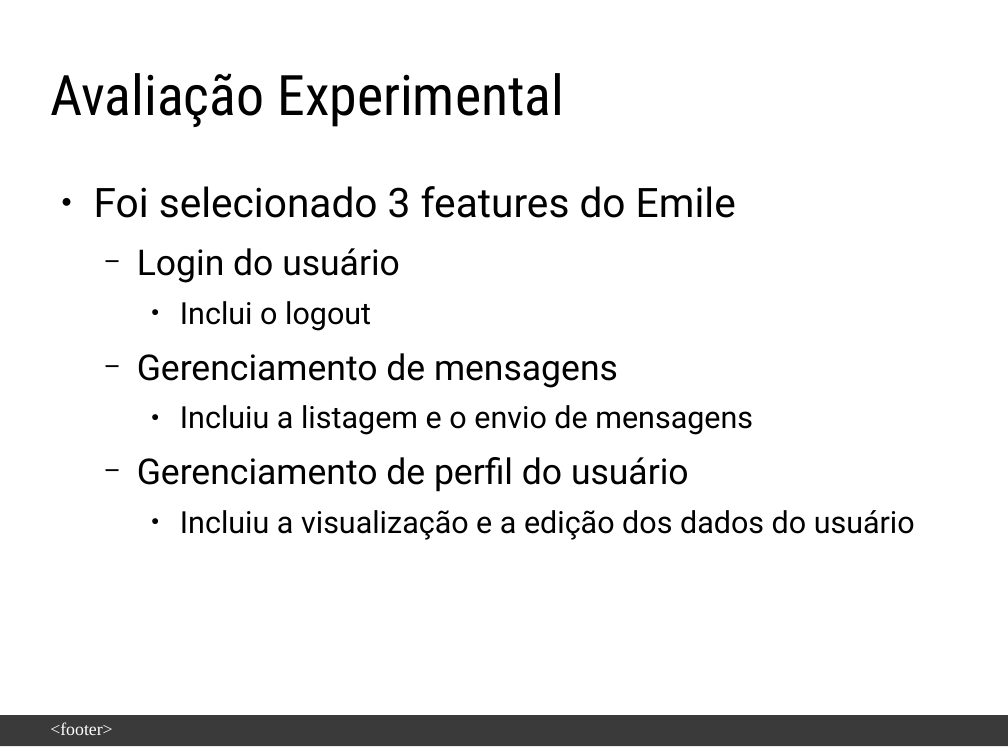
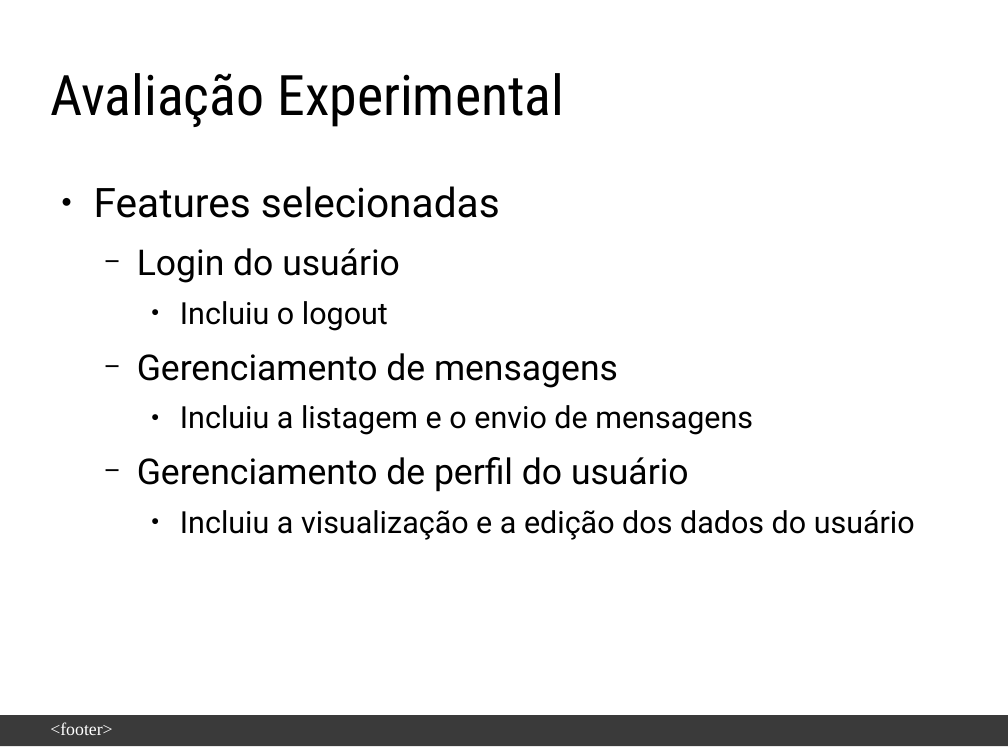
Before and after one commit to enoquesantos/tcc-latex, a slide deck: slide 10 of slide-defesa/Apresentação-EnoqueJoseneas.odp (slide 11 before the commit). Drawn at 1008x756 pixels with LibreOffice and Linux fonts; fonts in the diff are those of the drawing; background and template pictures are left out. Boxes give left, top, right and bottom in pixels: in the first picture for what was removed or moved away, otherwise in the second. Text is boxed around its words. In the diff, an @@ line names an element or a change of style, - is before the commit and + after.

```diff
--- a/slide-defesa/Apresentação-EnoqueJoseneas.odp
+++ b/slide-defesa/Apresentação-EnoqueJoseneas.odp
@@ text at (94,186,500,218): text changed @@
-● Foi selecionado 3 features do Emile
+● Features selecionadas
@@ text at (180,301,388,331): text changed @@
-    ● Inclui o logout
+    ● Incluiu o logout
```
Also in this commit, not shown: 6 other slides changed, 1 slide added, 2 slides removed, 2 other files.
